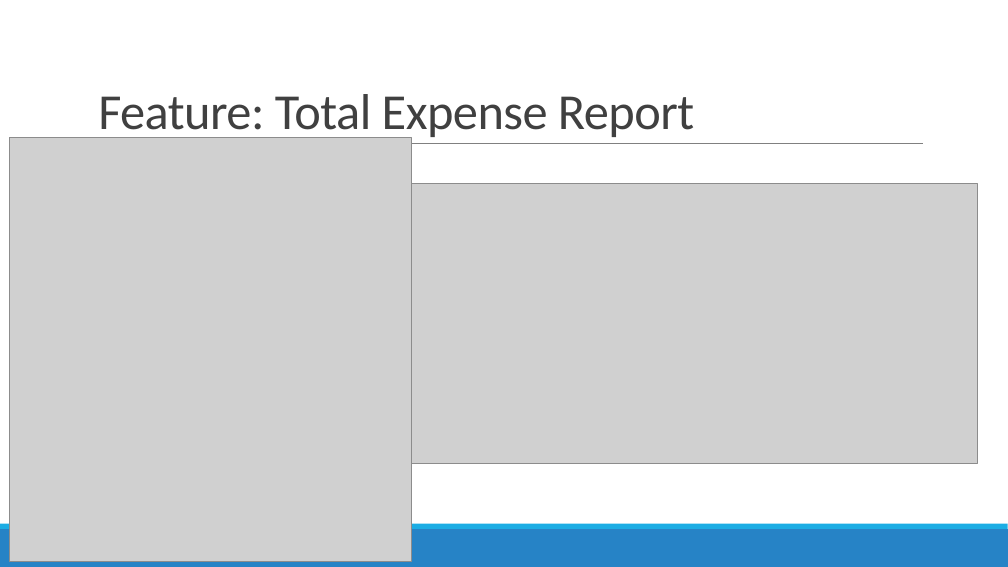
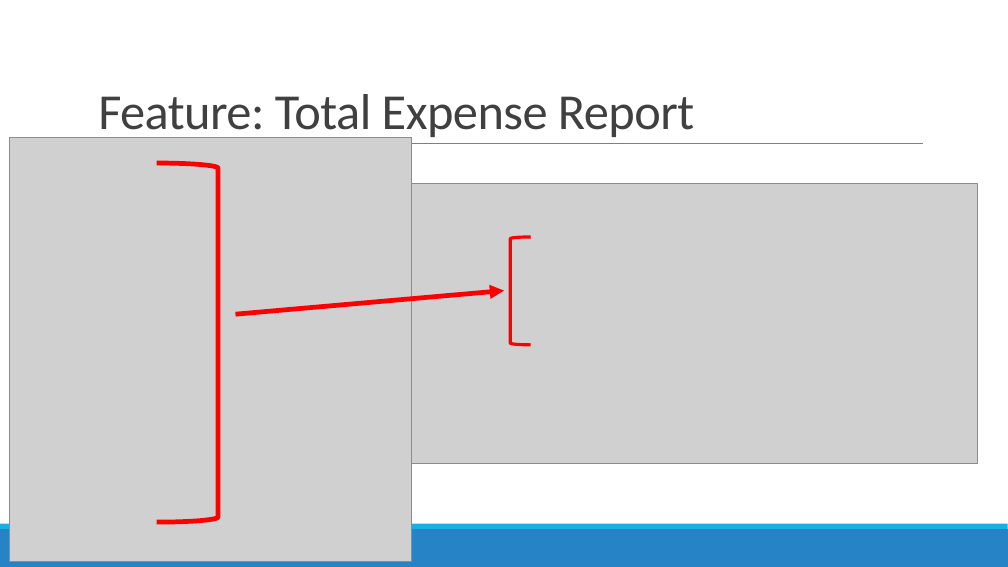
Before and after one commit to 210927-Reston-UiPath/Yu_T_Bradburn_K-P0, a slide deck: slide 6 of P0 presentation.pptx. Drawn at 1008x567 pixels with LibreOffice and Linux fonts; fonts in the diff are those of the drawing; grey boxes stand for pictures. Boxes give left, top, right and bottom in pixels: in the first picture for what was removed or moved away, otherwise in the second. Text is boxed around its words. In the diff, an @@ line names an element or a change of style, - is before the commit and + after.

```diff
--- a/P0 presentation.pptx
+++ b/P0 presentation.pptx
@@ right bracket added at box(157, 163, 218, 523), outline #FF0000 4.5 pt @@
@@ left bracket added at box(510, 237, 531, 345), outline #FF0000 3 pt @@
@@ arrow added from (235, 315) to (504, 290), #FF0000 4.5 pt @@
```
Also in this commit, not shown: 1 other slide changed, 1 slide added, 12 other files.
